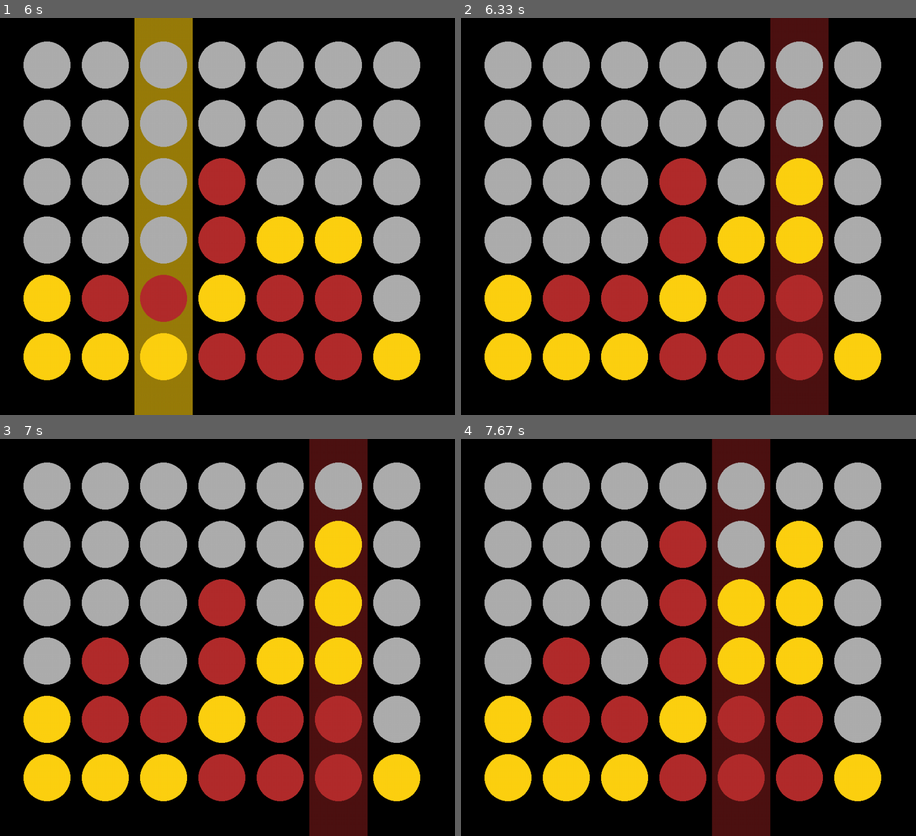
Above: before the commit, frames 1-4 (two rows, left to right).
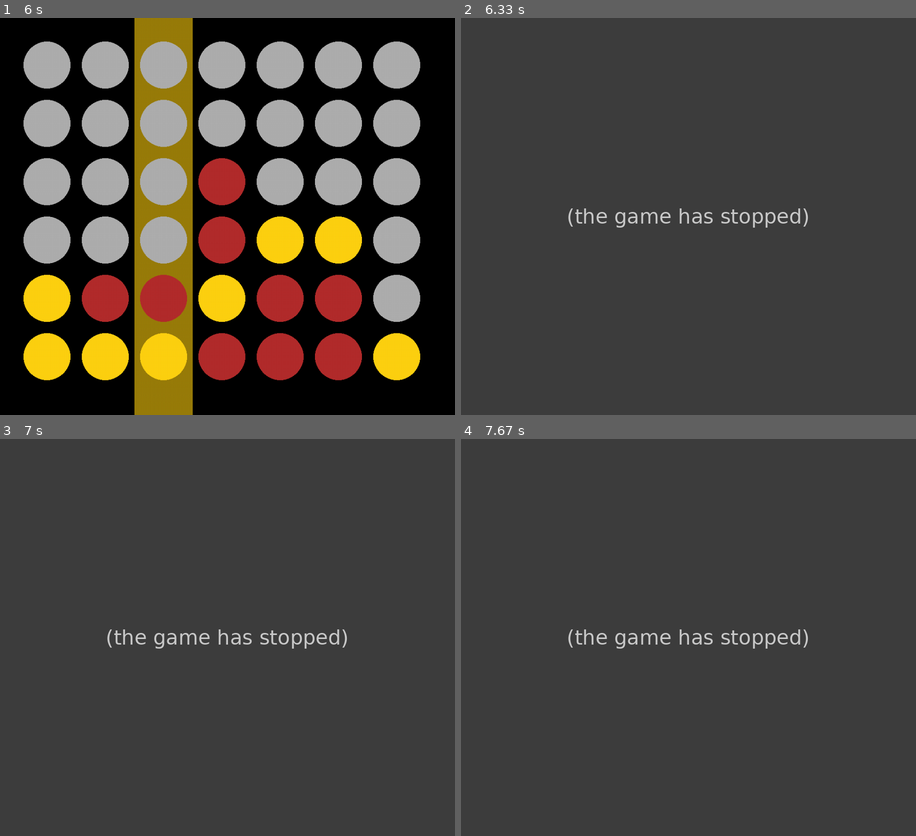
Above: after the commit, the same moments.

Repository: Infinnitor/connect4-pygame
Game: pygame game, started from Connect Four.py
Two runs of this game, one before a commit and one after it. Both use one fixed random seed, a clock stepped at 60 frames per second and the inputs below.
Inputs (mouse positions are in pixels of both pictures, inside the frame that each line leads up to):
- Up to frame 1 (6 s): click (227, 216) at 0.38 s; click (222, 65) at 0.72 s; click (245, 264) at 1.05 s; click (72, 311) at 1.38 s; click (345, 69) at 1.72 s; click (395, 351) at 2.05 s; click (268, 113) at 2.38 s; click (191, 192) at 2.72 s; click (304, 355) at 3.05 s; click (291, 268) at 3.38 s; click (332, 216) at 3.72 s; click (131, 192) at 4.05 s; click (113, 276) at 4.38 s; click (72, 204) at 4.72 s; click (218, 355) at 5.05 s; click (313, 339) at 5.38 s; click (136, 65) at 5.72 s
- Up to frame 2 (6.33 s): click (802, 260) at 6.05 s
- Up to frame 3 (7 s): click (131, 645) at 6.38 s; click (364, 534) at 6.72 s
- Up to frame 4 (7.67 s): click (693, 697) at 7.05 s; click (752, 697) at 7.38 s

Frame 1 is identical in both runs. In frame 2, 100% of the frame differs, in the area x 0-100%, y 0-100%; in frame 3, 100%; in frame 4, 100%.
After the commit the program exited at 6.05 s; later frames show no game.

Commit message:
Officially implemented win states and closing of the program

Diff:
--- a/Connect Four.py
+++ b/Connect Four.py
@@ -3,6 +3,7 @@
 
 import pygame
 pygame.init()  # become britsh
+
 
 # Function for creating a matrix, given the size
 def create_matrix(rows_len, columns_len, game):
@@ -108,7 +109,7 @@
         tile_status = game.board[y][column].status
         if tile_status != "NONE":
 
-            # Place y-1 unless bottom row
+            # Place y - 1 unless bottom row
             if y - 1 < 0:
                 return (False, None)
 
@@ -138,16 +139,21 @@
             previous = item.status
 
             if subsequent == 4 and item.status != "NONE":
-                print(item.status)
                 return item.status
 
+        return "NONE"
+
     row = game.board[tile.y]
-    check_list_four(row)
+    check = check_list_four(row)
+    if check != "NONE":
+        return check
 
     column = []
     for i in game.board:
         column.append(i[tile.x])
-    check_list_four(column)
+    check = check_list_four(column)
+    if check != "NONE":
+        return check
 
     # Left diagonal
     diag_left = []
@@ -165,7 +171,9 @@
         o_x += 1
         o_y += 1
 
-    check_list_four(diag_left)
+    check = check_list_four(diag_left)
+    if check != "NONE":
+        return check
 
     # Right diagonal
     diag_right = []
@@ -183,7 +191,11 @@
         o_x -= 1
         o_y += 1
 
-    check_list_four(diag_right)
+    check = check_list_four(diag_right)
+    if check != "NONE":
+        return check
+
+    return False
 
 
 class game_info():
@@ -248,7 +260,13 @@
 
         placement = place_column(hover_column, game)
         if placement[0]:
-            check_win(game, placement[1])
+
+            victory_check = check_win(game, placement[1])
+            if victory_check:
+                print(victory_check)
+                pygame.quit()
+                quit()
+
             game.change_turn()
 
         mouse_held = True
